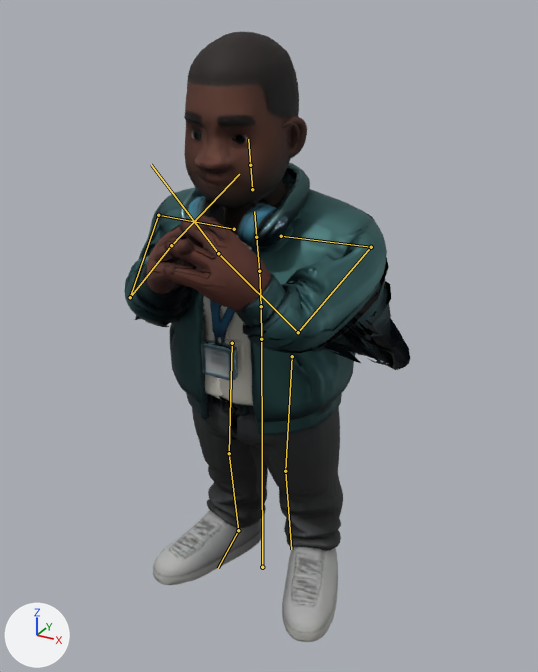
What one commit did to the glTF model web/yard/assets/staff_3.glb.
Both versions are drawn from a 50 mm camera at (1.2, -2.12, 2.1) aimed at (0.06, -0.06, 1.07). The axes (+X, +Y, +Z) are drawn at lower left. The lights are the same throughout. The older version comes first. Both versions are drawn at frame 47 of the action 'work_1'; the numbers are the values there. The bones that change, and the others that lie on the model, are drawn over the model as lines.

Names of what the first picture shows: 'character'.
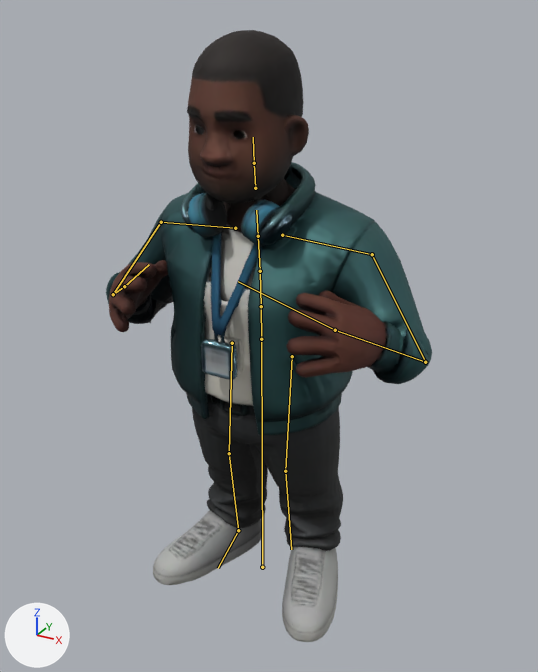
Boxes [x1, y1, x2, y2] around the edits, measured in the pictures (538 x 672 px):
'character', posed (14% wider): before [124, 32, 410, 642]; after [106, 30, 432, 642]
bone 'Spine', root to tip: before (261, 306) to (259, 271); after (261, 306) to (260, 271)
bone 'Chest', root to tip: before (259, 271) to (256, 237); after (260, 271) to (258, 236)
bone 'LeftShoulder', root to tip: before (281, 236) to (371, 247); after (282, 235) to (372, 254)
bone 'LeftUpperArm', root to tip: before (371, 247) to (298, 332); after (372, 254) to (425, 362)
bone 'LeftLowerArm', root to tip: before (298, 332) to (218, 253); after (425, 362) to (335, 330)
bone 'LeftHand', root to tip: before (218, 253) to (151, 164); after (335, 330) to (238, 281)
bone 'RightShoulder', root to tip: before (234, 229) to (158, 215); after (235, 228) to (161, 222)
bone 'RightUpperArm', root to tip: before (158, 215) to (130, 297); after (161, 222) to (113, 294)
bone 'RightLowerArm', root to tip: before (130, 297) to (171, 245); after (113, 294) to (124, 286)
bone 'RightHand', root to tip: before (171, 245) to (239, 174); after (124, 286) to (149, 264)

The edits, one by one:
Bone 'Spine' (bone_spine) turns from (3, 0, 0) to (2, 0, 0) degrees about its own x, y and z.
Bone 'Chest' (bone_chest) turns from (4, 0, 0) to (3, 0, 0) degrees about its own x, y and z.
Bone 'LeftShoulder' (bone_leftshoulder) turns from (6, 0, 0) to (0, 0, 0) degrees about its own x, y and z.
Bone 'LeftUpperArm' (bone_leftupperarm) turns from (-94, -19, -10) to (-23, -5, -6) degrees about its own x, y and z.
Bone 'LeftLowerArm' (bone_leftlowerarm) turns from (-65, 13, -29) to (-97, -14, -19) degrees about its own x, y and z.
Bone 'LeftHand' (bone_lefthand) turns from (-14, 16, -5) to (-8, 10, -3) degrees about its own x, y and z.
Bone 'RightShoulder' (bone_rightshoulder) turns from (6, 0, 0) to (0, 0, 0) degrees about its own x, y and z.
Bone 'RightUpperArm' (bone_rightupperarm) turns from (-94, 19, 10) to (-23, 5, 6) degrees about its own x, y and z.
Bone 'RightLowerArm' (bone_rightlowerarm) turns from (-66, -13, 30) to (-98, 14, 20) degrees about its own x, y and z.
Bone 'RightHand' (bone_righthand) turns from (-14, -16, 6) to (-8, -10, 3) degrees about its own x, y and z.
